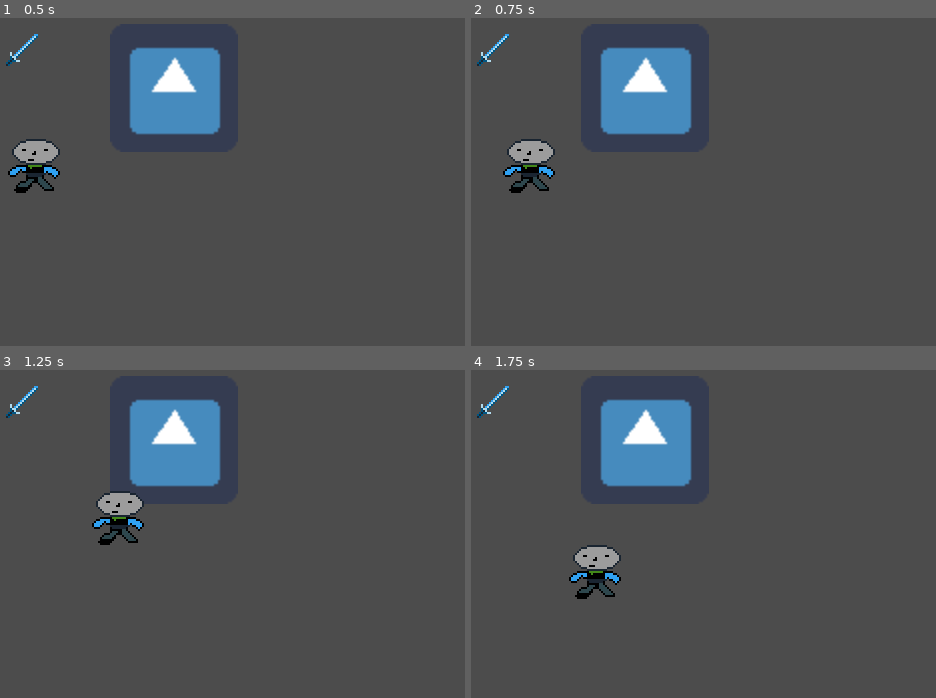
Above: before the commit, frames 1-4 (two rows, left to right).
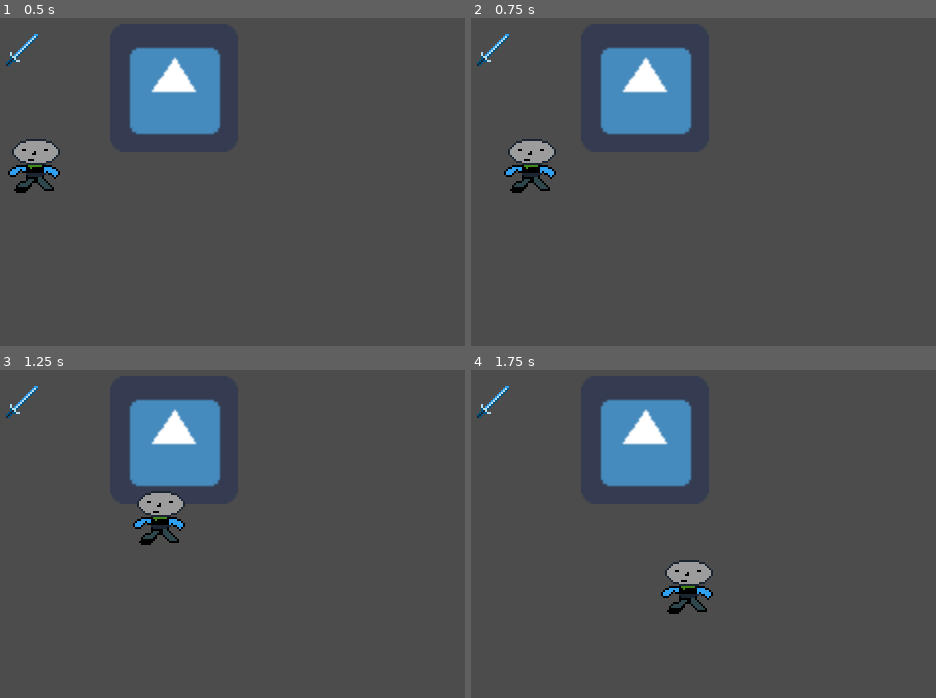
Above: after the commit, the same moments.

Repository: memebois/Budget-videogame
Game: Godot game, scene res://World.tscn
Two runs of this game, one before a commit and one after it. Both use one fixed random seed, a clock stepped at 60 frames per second and the inputs below. The engine's default icon, where the game draws it, is replaced by a stand-in: a white triangle on a blue panel in a dark square.
Inputs:
- Up to frame 1 (0.5 s): no input
- Up to frame 2 (0.75 s): tap Enter at 0.5 s; hold Right (ui_right) from 0.53 s (still down)
- Up to frame 3 (1.25 s): keep holding Right (ui_right)
- Up to frame 4 (1.75 s): release Right (ui_right) at 1.28 s; hold Down (ui_down) from 1.28 s (still down)

Frame 1 is identical in both runs. In frame 2, 0.2% of the frame differs, in the area x 6-19%, y 36-54%; in frame 3, 2.3%; in frame 4, 2.4%, in the area x 21-53%, y 53-75%.

Commit message:
Wrapped up tutorial video 2
Improvements to smoother movement and using delta

Diff:
--- a/Budget Videogame/Player/Player.gd
+++ b/Budget Videogame/Player/Player.gd
@@ -1,23 +1,22 @@
 extends KinematicBody2D
 
+const ACCELERATION = 10
+const MAX_SPEED = 100
+const FRICTION = 10
 
-# Declare member variables here. Examples:
-# var a = 2
-# var b = "text"
 var velocity = Vector2.ZERO
 
-# Called when the node enters the scene tree for the first time.
-
-func _physics_process(_delta):
+func _physics_process(delta):
 	var input_vector = Vector2.ZERO
 	input_vector.x = Input.get_action_strength("ui_right") - Input.get_action_strength("ui_left")
 	input_vector.y = Input.get_action_strength("ui_down") - Input.get_action_strength("ui_up")
+	input_vector = input_vector.normalized()
+
 	if input_vector != Vector2.ZERO:
-		velocity = input_vector
+		velocity += input_vector * ACCELERATION * delta
+		velocity = velocity.clamped(MAX_SPEED * delta)
 	else:
-		velocity = Vector2.ZERO
+		velocity = velocity.move_toward(Vector2.ZERO, FRICTION * delta)
 
+	print(velocity)
 	move_and_collide(velocity)
-# Called every frame. 'delta' is the elapsed time since the previous frame.
-#func _process(delta):
-#	pass
